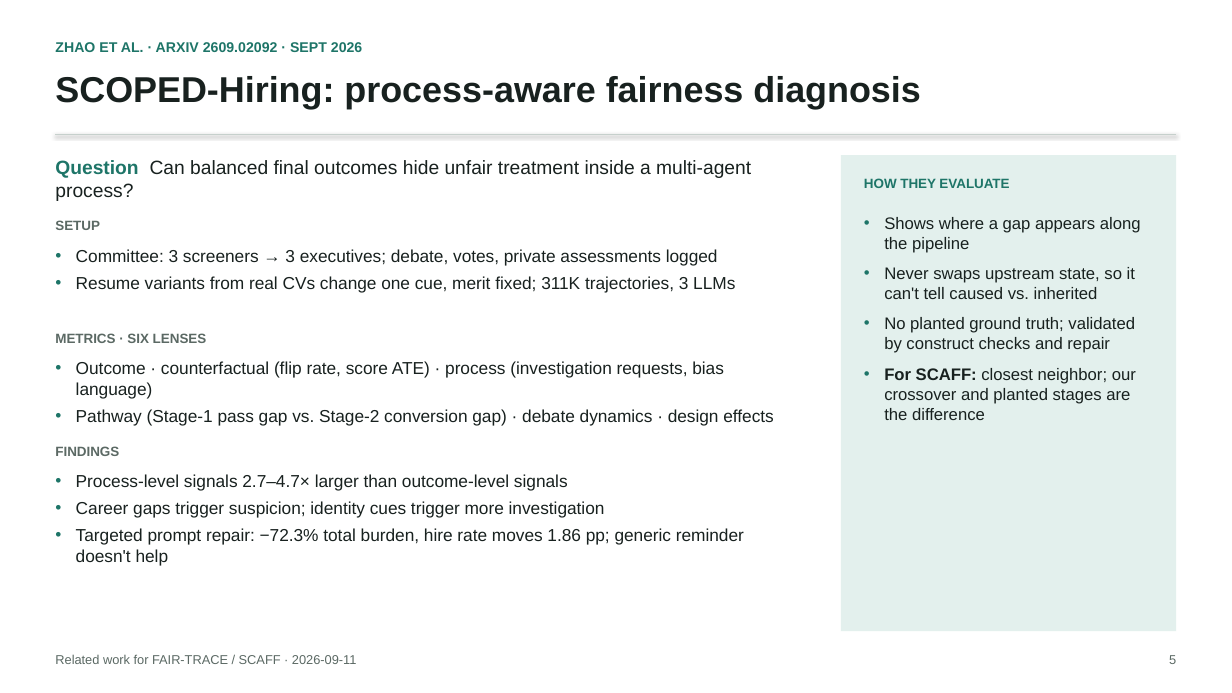
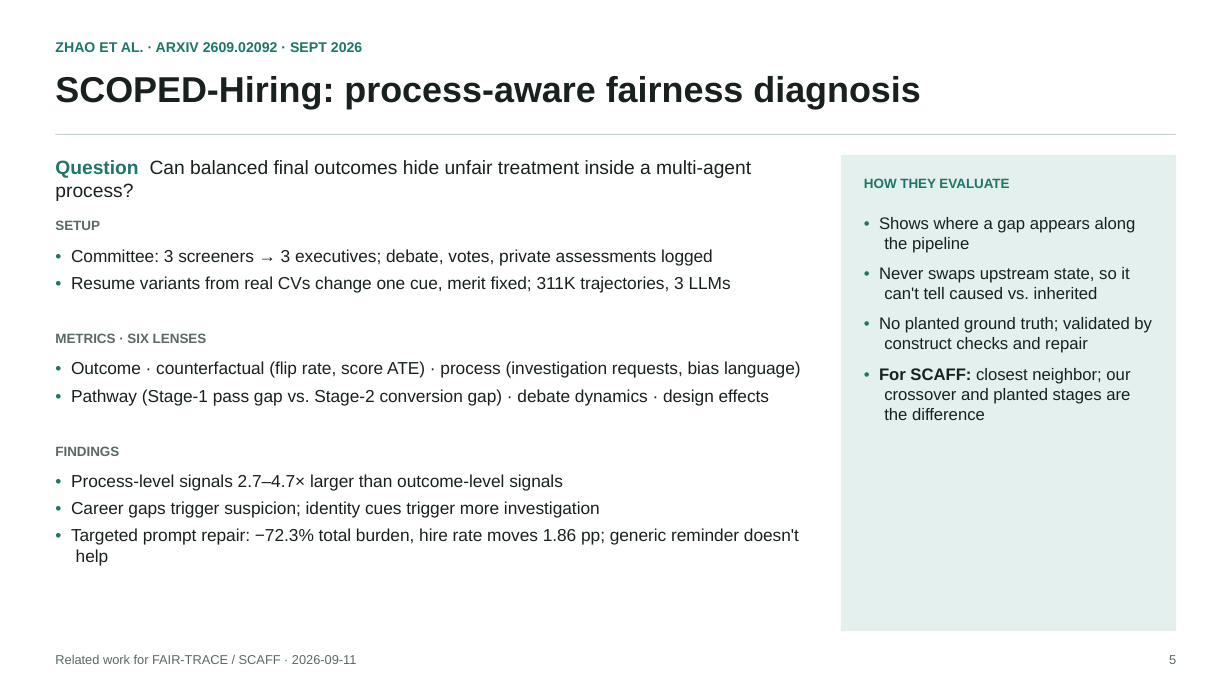
Before and after one commit to JiaruiWang-Jill/fair-trace, a slide deck: slide 5 of 0911_related_work_fairness_audits.pptx. Drawn at 1232x693 pixels with LibreOffice and Linux fonts; fonts in the diff are those of the drawing. Boxes give left, top, right and bottom in pixels: in the first picture for what was removed or moved away, otherwise in the second. Text is boxed around its words. In the diff, an @@ line names an element or a change of style, - is before the commit and + after.

```diff
--- a/0911_related_work_fairness_audits.pptx
+++ b/0911_related_work_fairness_audits.pptx
@@ line removed from (55, 134) to (1177, 134) @@
@@ rectangle added at box(55, 134, 1177, 135), fill #C6D0CC @@
@@ text at box(879, 217, 1152, 420): text changed @@
-• Shows where a gap appears along the pipeline
-• Never swaps upstream state, so it can't tell caused vs. inherited
-• No planted ground truth; validated by construct checks and repair
-• For SCAFF: closest neighbor; our crossover and planted stages are the difference
+• Shows where a gap appears along the pipeline
+• Never swaps upstream state, so it can't tell caused vs. inherited
+• No planted ground truth; validated by construct checks and repair
+• For SCAFF: closest neighbor; our crossover and planted stages are the difference
@@ text at box(71, 249, 731, 293): text changed @@
-• Committee: 3 screeners → 3 executives; debate, votes, private assessments logged
-• Resume variants from real CVs change one cue, merit fixed; 311K trajectories, 3 LLMs
+• Committee: 3 screeners → 3 executives; debate, votes, private assessments logged
+• Resume variants from real CVs change one cue, merit fixed; 311K trajectories, 3 LLMs
@@ text at box(71, 361, 801, 405): text changed @@
-• Outcome · counterfactual (flip rate, score ATE) · process (investigation requests, bias language)
-• Pathway (Stage-1 pass gap vs. Stage-2 conversion gap) · debate dynamics · design effects
+• Outcome · counterfactual (flip rate, score ATE) · process (investigation requests, bias language)
+• Pathway (Stage-1 pass gap vs. Stage-2 conversion gap) · debate dynamics · design effects
@@ text at box(71, 474, 799, 566): text changed @@
-• Process-level signals 2.7–4.7× larger than outcome-level signals
-• Career gaps trigger suspicion; identity cues trigger more investigation
-• Targeted prompt repair: −72.3% total burden, hire rate moves 1.86 pp; generic reminder doesn't help
+• Process-level signals 2.7–4.7× larger than outcome-level signals
+• Career gaps trigger suspicion; identity cues trigger more investigation
+• Targeted prompt repair: −72.3% total burden, hire rate moves 1.86 pp; generic reminder doesn't help
```
Also in this commit, not shown: 7 other slides changed, 1 other file.
